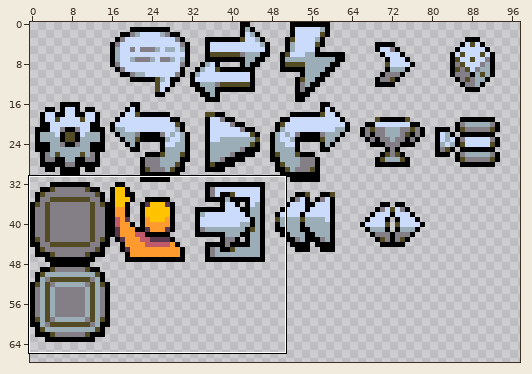
Pixel-art file: resources/editor/dialogue.aseprite. Above, an overview of the earlier version with the close-up marked.
Close-up. Old version:
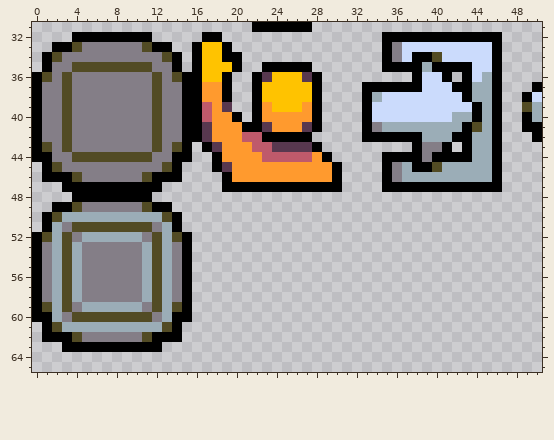
128x128 pixels, 1 frame. Shown: x 0..50, y 31..65. The wide view leaves out empty margins.
The same view after the edit:
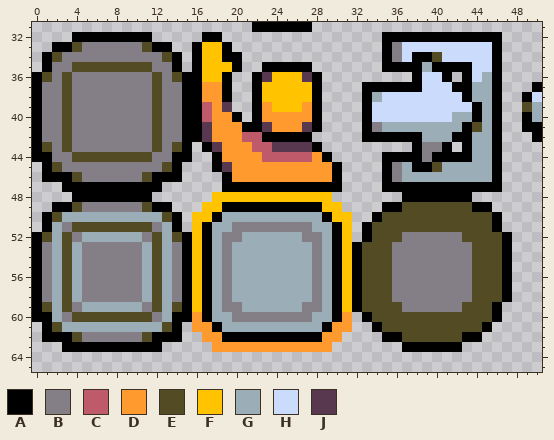
Palette (. is transparent): A #000000  B #847e87  C #bf5a6b  D #ff9a2e  E #524b24  F #ffc300  G #9badb7  H #cbdbfc  J #58384f
Change:
@@ x 0..50 @@
 47 ...AAAAAAAAAA......AAAAAAAAAAAA....AAAAAAAAAAAA....
-48 ....AAAAAAAA.......................................
-49 ..AAEBBBBBBEAA.....................................
-50 .AEGGGGGGGGGGEA....................................
-51 .AGBEEEEEEEEBGA....................................
-52 AEGEBGGGGGGBEGEA...................................
-53 ABGEGBBBBBBGEGBA...................................
-54 ABGEGBBBBBBGEGBA...................................
-55 ABGEGBBBBBBGEGBA...................................
-56 ABGEGBBBBBBGEGBA...................................
-57 ABGEGBBBBBBGEGBA...................................
-58 ABGEGBBBBBBGEGBA...................................
-59 AEGEBGGGGGGBEGEA...................................
-60 AAGBEEEEEEEEBGAA...................................
-61 .AEGGGGGGGGGGEA....................................
-62 .AAAEBBBBBBEAAA....................................
-63 ...AAAAAAAAAA......................................
+48 ....AAAAAAAA......FFFFFFFFFFFF.......AAAAAAA.......
+49 ..AAEBBBBBBEAA...FFAAAAAAAAAAFF....AAEEEEEEEAA.....
+50 .AEGGGGGGGGGGEA.FFAGGGGGGGGGGAFF..AEEEEEEEEEEEA....
+51 .AGBEEEEEEEEBGA.FAGGBBBBBBBBGGAF.AEEEEEEEEEEEEA....
+52 AEGEBGGGGGGBEGEAFAGBBGGGGGGBBGAF.AEEEBBBBBBEEEEA...
+53 ABGEGBBBBBBGEGBAFAGBGGGGGGGGBGAFAEEEBBBBBBBBEEEA...
+54 ABGEGBBBBBBGEGBAFAGBGGGGGGGGBGAFAEEEBBBBBBBBEEEA...
+55 ABGEGBBBBBBGEGBAFAGBGGGGGGGGBGAFAEEEBBBBBBBBEEEA...
+56 ABGEGBBBBBBGEGBAFAGBGGGGGGGGBGAFAEEEBBBBBBBBEEEA...
+57 ABGEGBBBBBBGEGBAFAGBGGGGGGGGBGAFAEEEBBBBBBBBEEEA...
+58 ABGEGBBBBBBGEGBAFAGBGGGGGGGGBGAFAEEEBBBBBBBBEEEA...
+59 AEGEBGGGGGGBEGEAFAGBBGGGGGGBBGAFAEEEEBBBBBBEEEA....
+60 AAGBEEEEEEEEBGAADAGGBBBBBBBBGGAD.AEEEEEEEEEEEEA....
+61 .AEGGGGGGGGGGEA.DDAGGGGGGGGGGADD..AEEEEEEEEEEA.....
+62 .AAAEBBBBBBEAAA..DDAAAAAAAAAADD....AAEEEEEEAA......
+63 ...AAAAAAAAAA.....DDDDDDDDDDDD.......AAAAAA........
 64 ...................................................
Pixel boxes of the changes (left, top, right, bottom) in both close-ups:
added: (192, 192, 512, 352)
